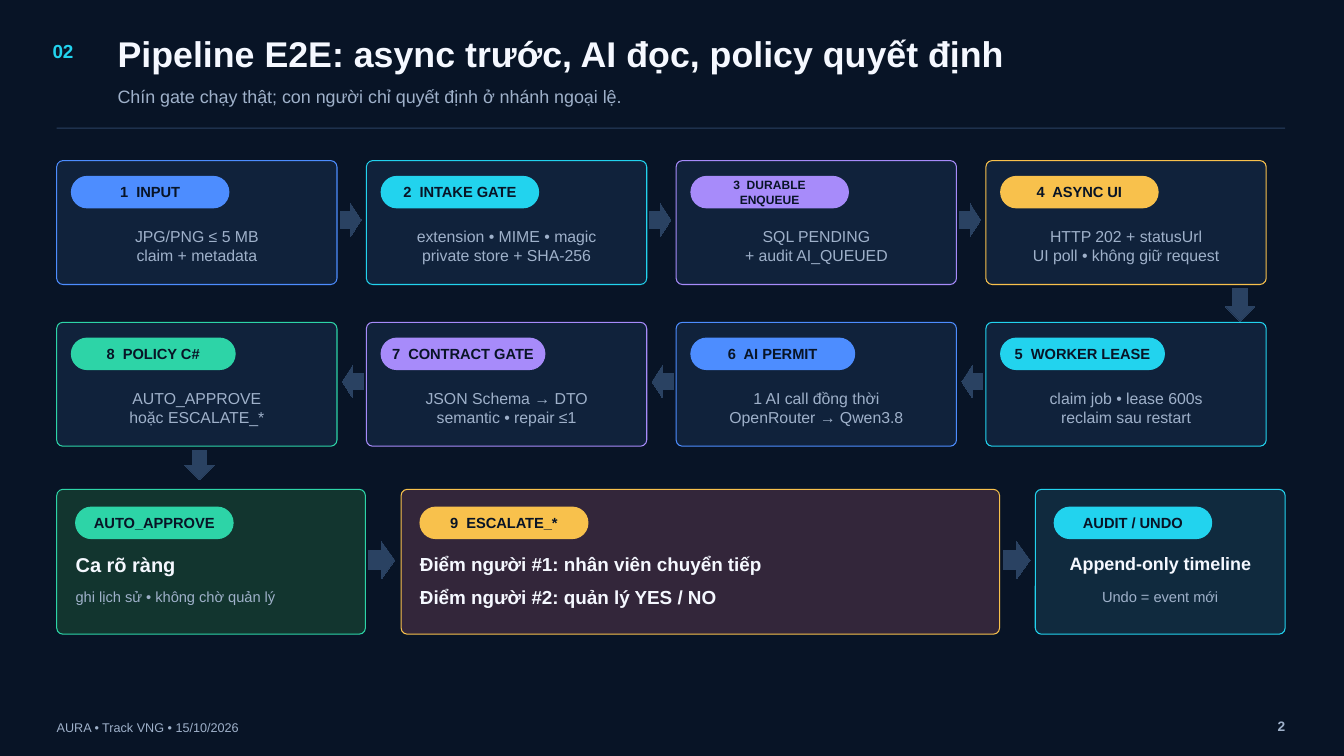
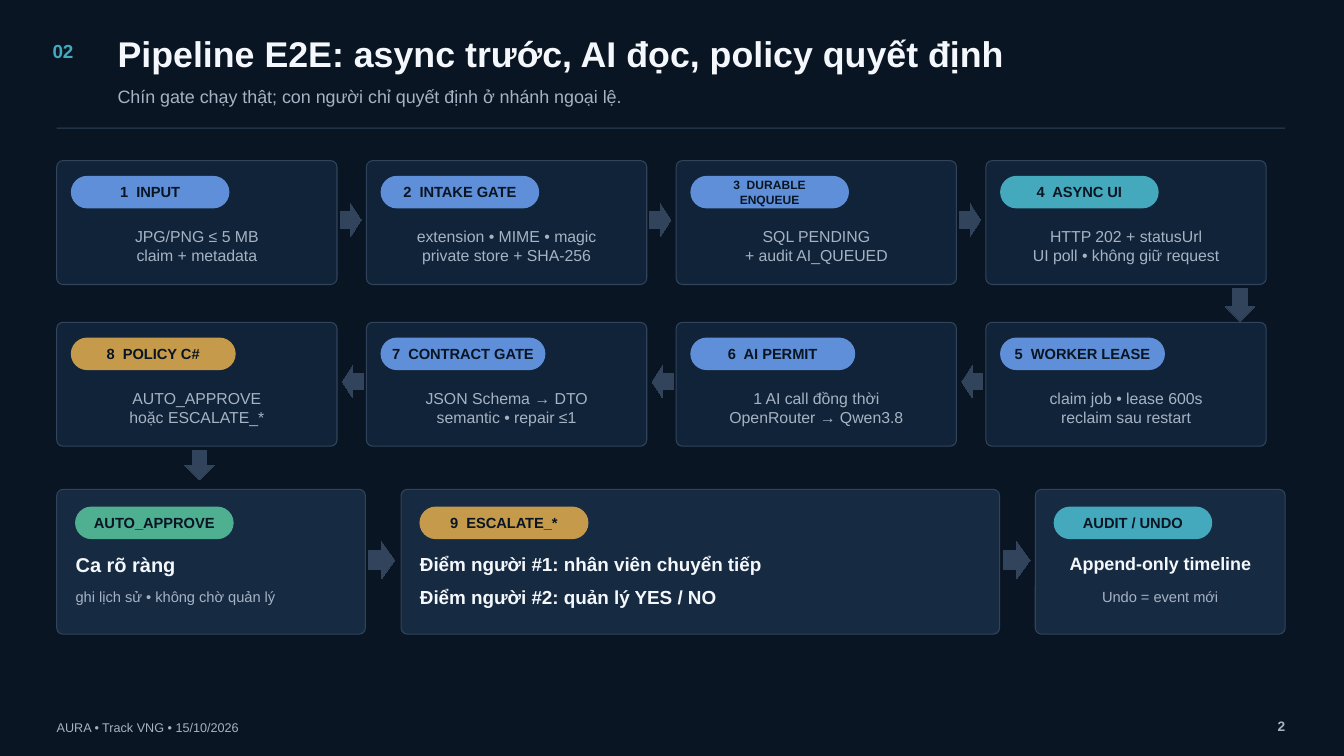
Before and after one commit to BondPhuPhamzZ/AURA, a slide deck: slide 2 of AURA/submission/AURA_5_SLIDES_FINAL.pptx. Drawn at 1344x756 pixels with LibreOffice and Linux fonts; fonts in the diff are those of the drawing. Boxes give left, top, right and bottom in pixels: in the first picture for what was removed or moved away, otherwise in the second. Text is boxed around its words. In the diff, an @@ line names an element or a change of style, - is before the commit and + after.

Commit message:
docs: simplify final deck color hierarchy

```diff
--- a/AURA/submission/AURA_5_SLIDES_FINAL.pptx
+++ b/AURA/submission/AURA_5_SLIDES_FINAL.pptx
@@ background #081426 to #091522 @@
@@ text "02" at [53,45,74,58]: text colour #22D3EE to #45A9BE @@
@@ rounded rectangle at [56,160,337,284]: fill #10223B to #112338; outline #4D8DFF 0.75 pt to #31445C 0.75 pt @@
@@ rounded rectangle "1 INPUT" at [72,176,229,208]: text colour #081426 to #091522; fill #4D8DFF to #5F8FD8; outline #4D8DFF 0.75 pt to #5F8FD8 0.75 pt @@
@@ rounded rectangle at [367,160,647,284]: fill #10223B to #112338; outline #22D3EE 0.75 pt to #31445C 0.75 pt @@
@@ rounded rectangle "2 INTAKE GATE" at [381,176,538,208]: text colour #081426 to #091522; fill #22D3EE to #5F8FD8; outline #22D3EE 0.75 pt to #5F8FD8 0.75 pt @@
@@ rounded rectangle at [677,160,957,284]: fill #10223B to #112338; outline #A78BFA 0.75 pt to #31445C 0.75 pt @@
@@ rounded rectangle "3 DURABLE ENQUEUE" at [691,176,848,208]: text colour #081426 to #091522; fill #A78BFA to #5F8FD8; outline #A78BFA 0.75 pt to #5F8FD8 0.75 pt @@
@@ rounded rectangle at [986,160,1266,284]: fill #10223B to #112338; outline #F8C14C 0.75 pt to #31445C 0.75 pt @@
@@ rounded rectangle "4 ASYNC UI" at [1001,176,1158,208]: text colour #081426 to #091522; fill #F8C14C to #45A9BE; outline #F8C14C 0.75 pt to #45A9BE 0.75 pt @@
@@ rounded rectangle at [56,323,337,447]: fill #10223B to #112338; outline #2DD4A7 0.75 pt to #31445C 0.75 pt @@
@@ rounded rectangle at [367,323,647,447]: fill #10223B to #112338; outline #A78BFA 0.75 pt to #31445C 0.75 pt @@
@@ rounded rectangle at [677,323,957,447]: fill #10223B to #112338; outline #4D8DFF 0.75 pt to #31445C 0.75 pt @@
@@ rounded rectangle at [986,323,1266,447]: fill #10223B to #112338; outline #22D3EE 0.75 pt to #31445C 0.75 pt @@
@@ rounded rectangle "8 POLICY C#" at [72,338,235,369]: text colour #081426 to #091522; fill #2DD4A7 to #C59A4A; outline #2DD4A7 0.75 pt to #C59A4A 0.75 pt @@
@@ rounded rectangle "7 CONTRACT GATE" at [381,338,544,369]: text colour #081426 to #091522; fill #A78BFA to #5F8FD8; outline #A78BFA 0.75 pt to #5F8FD8 0.75 pt @@
@@ rounded rectangle "6 AI PERMIT" at [691,338,854,369]: text colour #081426 to #091522; fill #4D8DFF to #5F8FD8; outline #4D8DFF 0.75 pt to #5F8FD8 0.75 pt @@
@@ rounded rectangle "5 WORKER LEASE" at [1001,338,1165,369]: text colour #081426 to #091522; fill #22D3EE to #5F8FD8; outline #22D3EE 0.75 pt to #5F8FD8 0.75 pt @@
@@ fill #2A4262 to #31445C; outline #2A4262 0 pt to #31445C 0 pt in 5 elements at [650,204,671,236], [1226,288,1255,321], [962,365,983,397], [652,365,674,397], [343,365,364,397] @@
@@ rounded rectangle at [56,489,365,634]: fill #12352F to #162A42; outline #2DD4A7 0.75 pt to #31445C 0.75 pt @@
@@ rounded rectangle "AUTO_APPROVE" at [76,507,233,538]: text colour #081426 to #091522; fill #2DD4A7 to #4FAF91; outline #2DD4A7 0.75 pt to #4FAF91 0.75 pt @@
@@ rounded rectangle at [401,489,1000,634]: fill #33263A to #162A42; outline #F8C14C 0.75 pt to #31445C 0.75 pt @@
@@ rounded rectangle "9 ESCALATE_*" at [420,507,589,538]: text colour #081426 to #091522; fill #F8C14C to #C59A4A; outline #F8C14C 0.75 pt to #C59A4A 0.75 pt @@
@@ rounded rectangle at [1035,489,1286,634]: fill #102A3E to #162A42; outline #22D3EE 0.75 pt to #31445C 0.75 pt @@
@@ rounded rectangle "AUDIT / UNDO" at [1055,507,1212,538]: text colour #081426 to #091522; fill #22D3EE to #45A9BE; outline #22D3EE 0.75 pt to #45A9BE 0.75 pt @@
@@ text "ghi lịch sử • không ..." at [76,591,276,605]: text colour #9FB1CA to #A6B3C4 @@
@@ text colour #F5F8FF to #F4F7FB in 3 elements at [76,557,175,576], [420,556,761,575], [420,590,716,608] @@
```
Also in this commit, not shown: 4 other slides changed, 1 other file.
